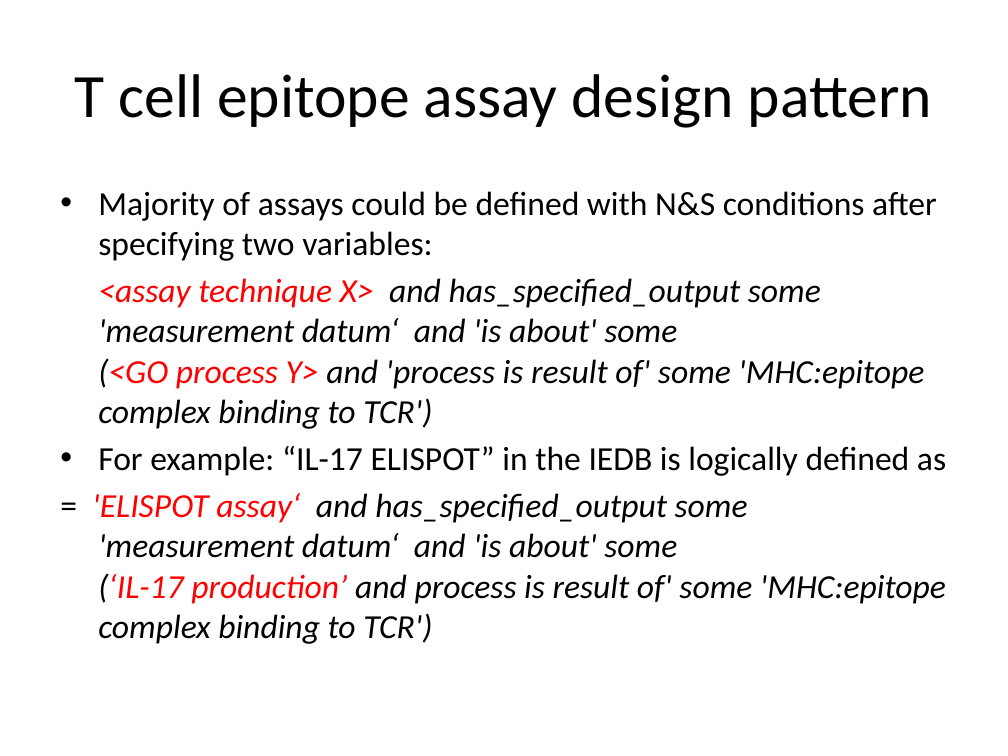
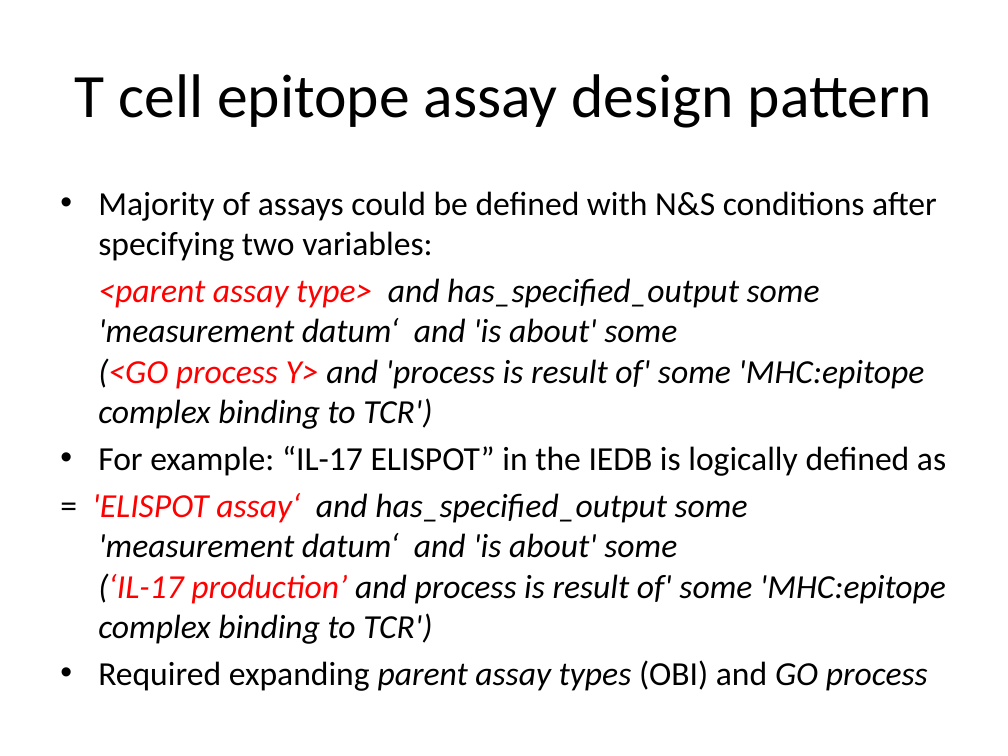
Before and after one commit to obi-ontology/obi-legacy-svn, a slide deck: slide 28 of trunk/docs/presentations/OBI tutorial July 2011 ICBO/OBI overview and IEDB.pptx (slide 29 before the commit). Drawn at 1008x756 pixels with LibreOffice and Linux fonts; fonts in the diff are those of the drawing. Boxes give left, top, right and bottom in pixels: in the first picture for what was removed or moved away, otherwise in the second. Text is boxed around its words. In the diff, an @@ line names an element or a change of style, - is before the commit and + after.

```diff
--- a/trunk/docs/presentations/OBI tutorial July 2011 ICBO/OBI overview and IEDB.pptx
+++ b/trunk/docs/presentations/OBI tutorial July 2011 ICBO/OBI overview and IEDB.pptx
@@ text at box(98, 278, 924, 429): text changed @@
-<assay technique X> and has_specified_output some
-'measurement datum‘ and 'is about' some
-(<GO process Y> and 'process is result of' some 'MHC:epitope complex binding to TCR')
+<parent assay type> and has_specified_output some
+'measurement datum‘ and 'is about' some
+(<GO process Y> and 'process is result of' some 'MHC:epitope complex binding to TCR')
@@ text at box(98, 660, 928, 691): paragraph added @@
+• Required expanding parent assay types (OBI) and GO process
```
Also in this commit, not shown: 6 other slides changed, 5 slides added, 1 slide removed.
